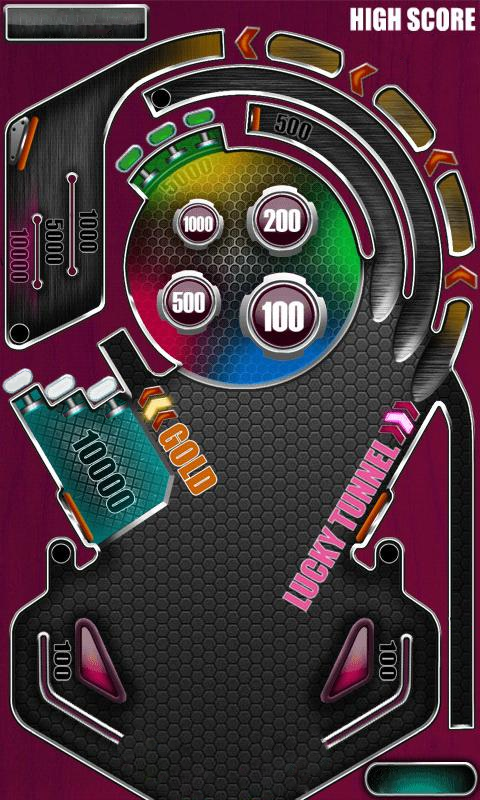
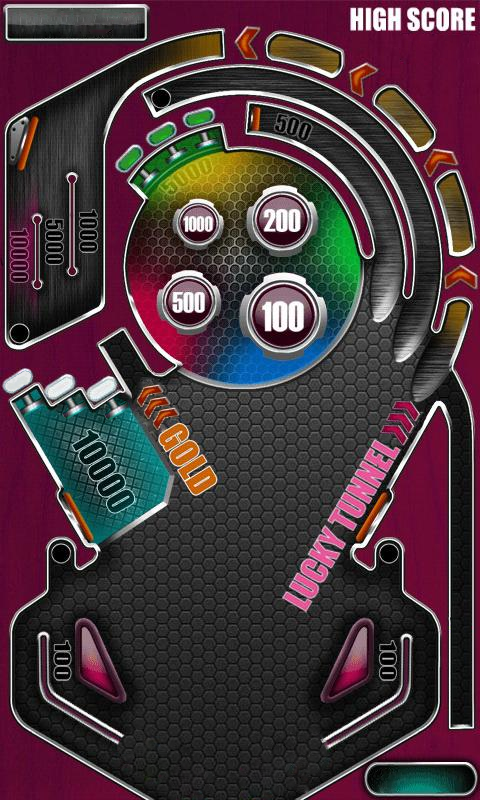
Layer changes from the first 480px x 800px image to the second:
added group "LucesFlechasDerecha" with 4 layers above "LucesFlechasIzquierda" over left=377, top=388, right=422, bottom=447
added layer "LucesDerechaApagada copy" in group "LucesFlechasDerecha" over left=391, top=398, right=422, bottom=423
added layer "LucesDerechaApagada copy 2" in group "LucesFlechasDerecha" over left=385, top=410, right=416, bottom=435
added layer "LucesDerechaApagada" in group "LucesFlechasDerecha" over left=379, top=422, right=410, bottom=447
added group "LucesFlechasIzquierda" with 4 layers above "Glow100" over left=135, top=382, right=185, bottom=433
added layer "LucesIzquierdaApagada copy 2" in group "LucesFlechasIzquierda" over left=135, top=382, right=166, bottom=410
added layer "LucesIzquierdaApagada copy" in group "LucesFlechasIzquierda" over left=142, top=394, right=173, bottom=422
added layer "LucesIzquierdaApagada" in group "LucesFlechasIzquierda" over left=151, top=405, right=182, bottom=433
renamed "Forma 1" to "Bg", painted on it over left=135, top=375, right=427, bottom=467
